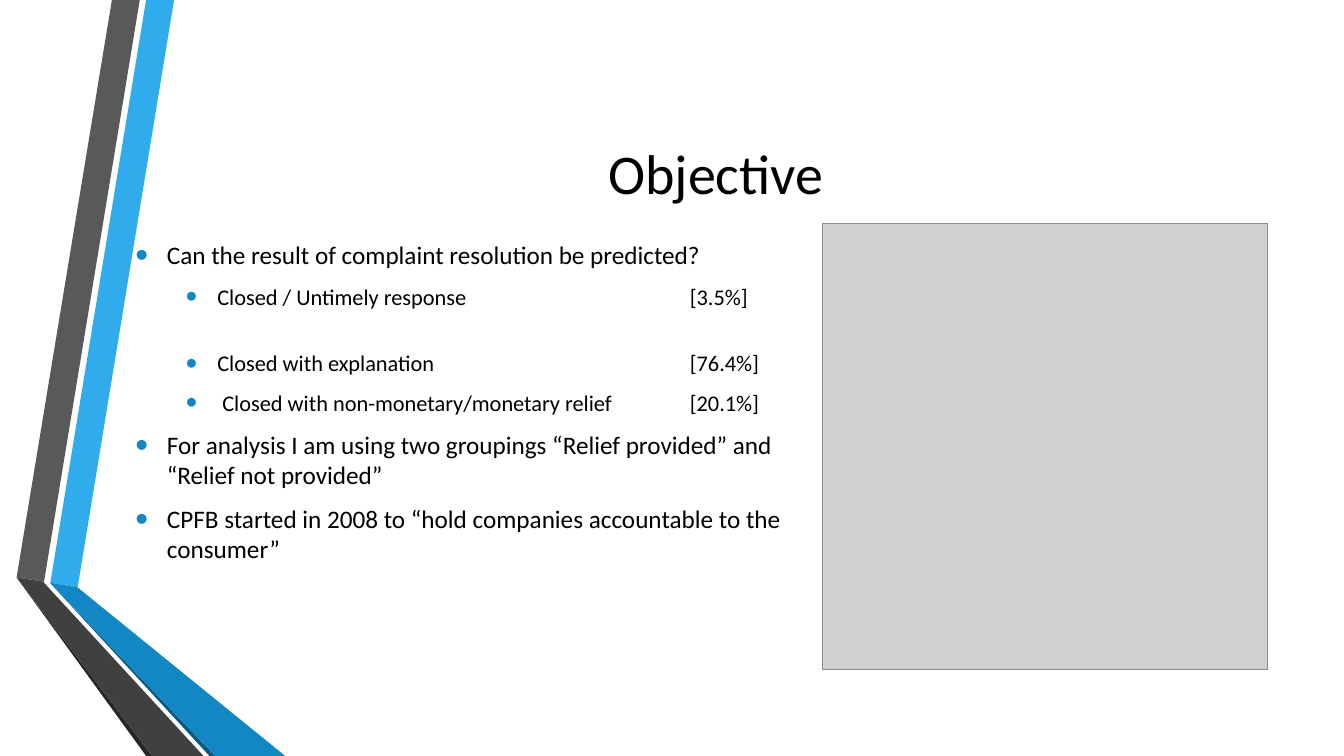
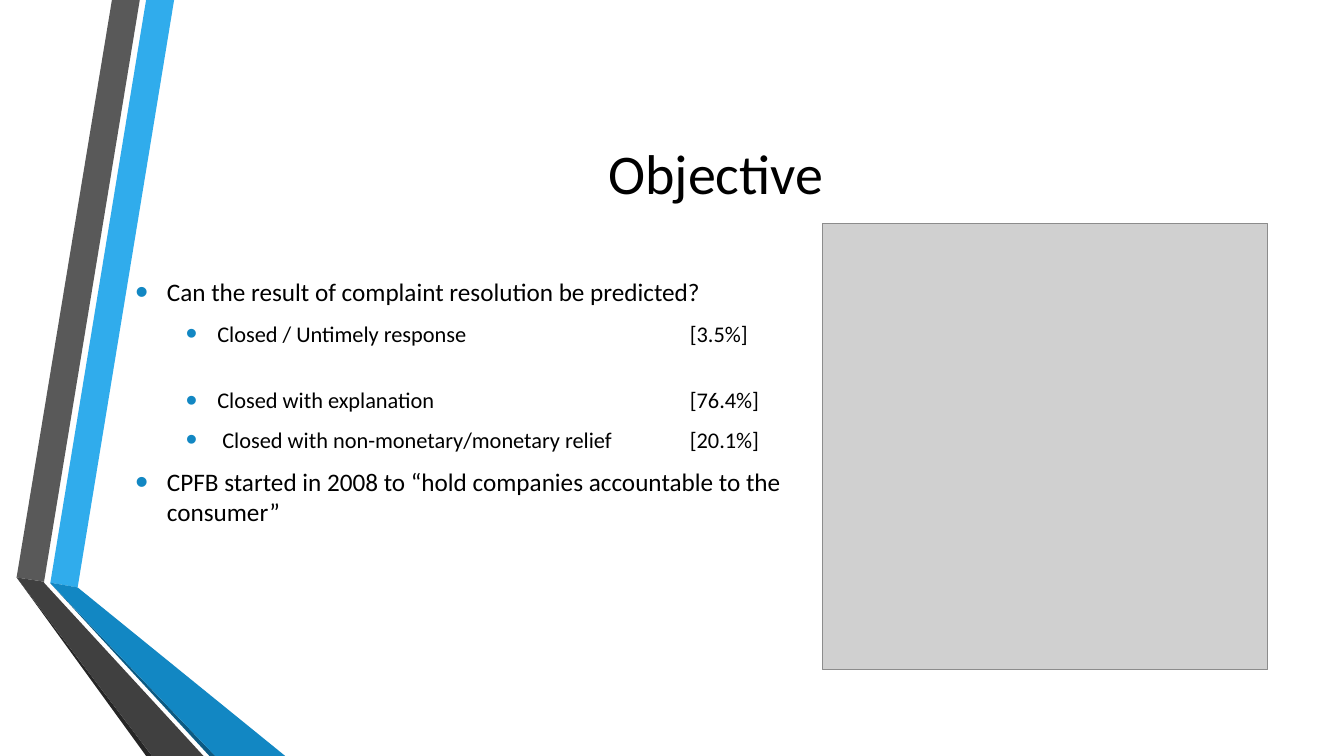
Before and after one commit to ChrisMichael11/Consumer_Complaint_Project, a slide deck: slide 4 of ppt/Consumer_Complaints.pptx. Drawn at 1344x756 pixels with LibreOffice and Linux fonts; fonts in the diff are those of the drawing; grey boxes stand for pictures; background and template pictures are left out. Boxes give left, top, right and bottom in pixels: in the first picture for what was removed or moved away, otherwise in the second. Text is boxed around its words. In the diff, an @@ line names an element or a change of style, - is before the commit and + after.

```diff
--- a/ppt/Consumer_Complaints.pptx
+++ b/ppt/Consumer_Complaints.pptx
@@ text at bbox=[167, 436, 772, 488]: paragraph removed @@
-• For analysis I am using two groupings “Relief provided” and “Relief not provided”
```
Also in this commit, not shown: 3 other slides changed, 4 other files.
